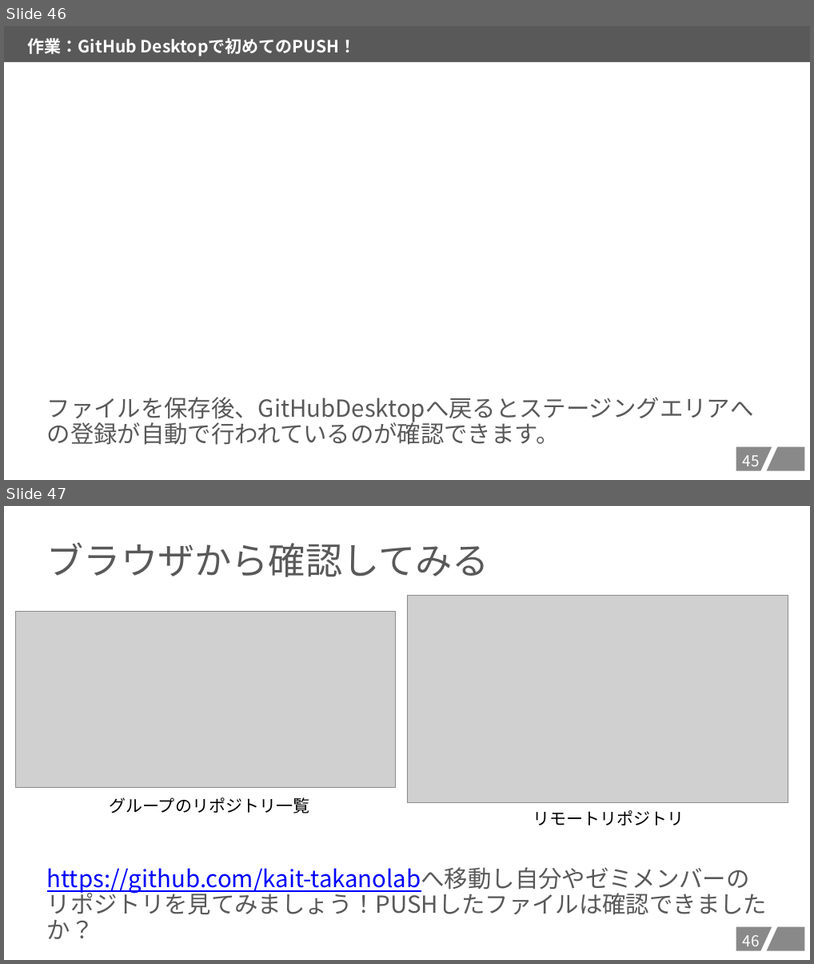
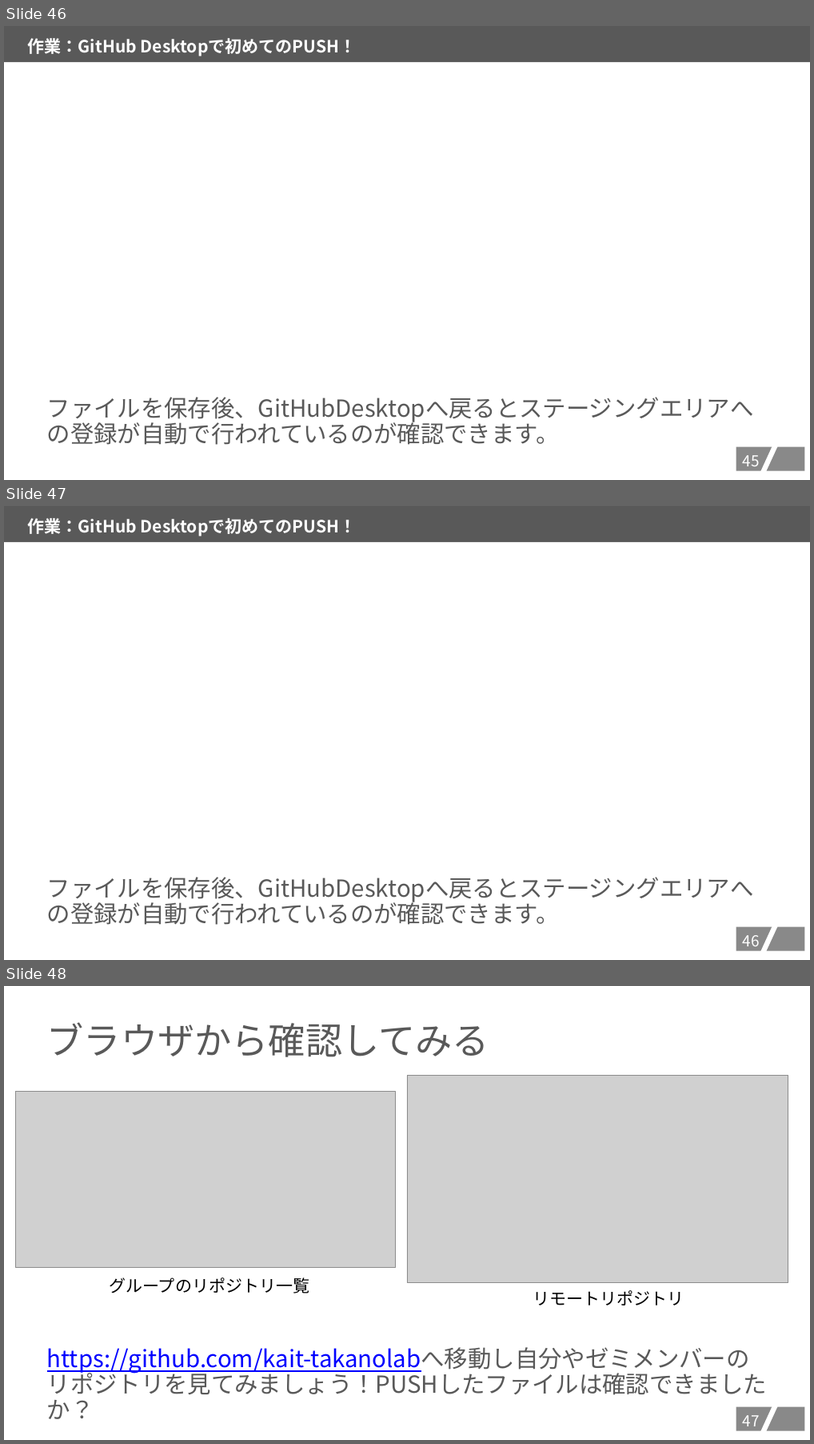
Before and after one commit to kait-takanolab/1821086_matsuo_thesis, a slide deck: GITHUBスタートアップ/GITHUBセットアップの会.pptx. Shown one above the other, each under a label of ours: slides 46 and 47 before the commit, slides 46, 47 and 48 after it. The pictures are 814x964 and 814x1444 pixels, drawn with LibreOffice and Linux fonts; fonts in the diff are those of the drawing; grey boxes stand for pictures. Boxes give left, top, right and bottom in pixels: in the first picture for what was removed or moved away, otherwise in the second. Text is boxed around its words. In the diff, an @@ line names an element or a change of style, - is before the commit and + after.

Commit message:
（怒）

```diff
--- a/GITHUBスタートアップ/GITHUBセットアップの会.pptx
+++ b/GITHUBスタートアップ/GITHUBセットアップの会.pptx
@@ slide 47 added at [4,506,810,960], background #FFFFFF; not listed: 2 template elements that a slide beside it also shows @@
@@ rectangle added at [4,506,810,542], fill #595959, 20 pt, text #FFFFFF, bold @@
+作業：GitHub Desktopで初めてのPUSH！
@@ text added at [47,876,754,924], 28 pt, text #595959 @@
+ファイルを保存後、GitHubDesktopへ戻るとステージングエリアへの登録が自動で行われているのが確認できます。
@@ page number added at [743,935,760,951], 18 pt, text #FFFFFF @@
+46
@@ what was slide 47 is now slide 48 @@
@@ page number at [743,1415,760,1431]: text changed @@
-46
+47
```
